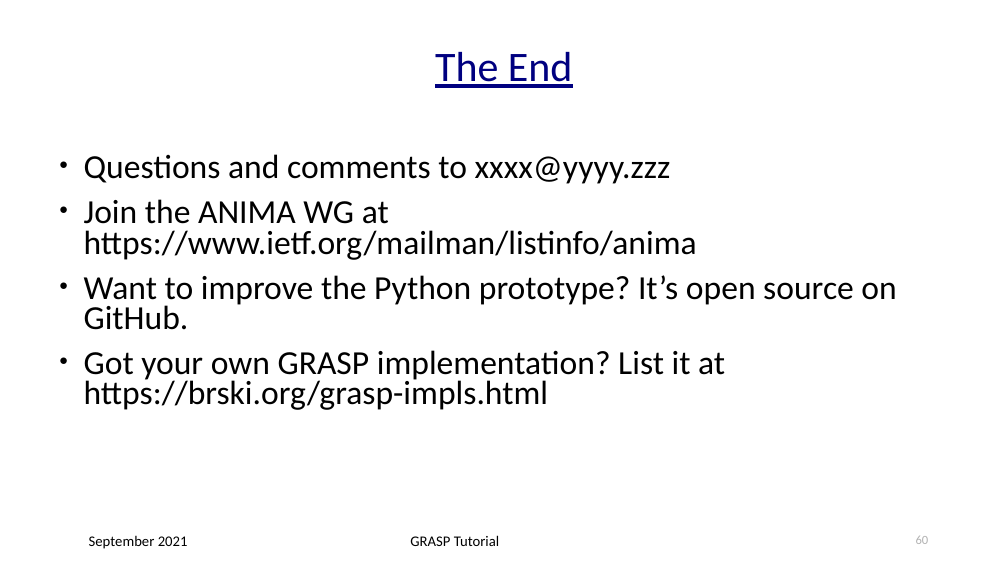
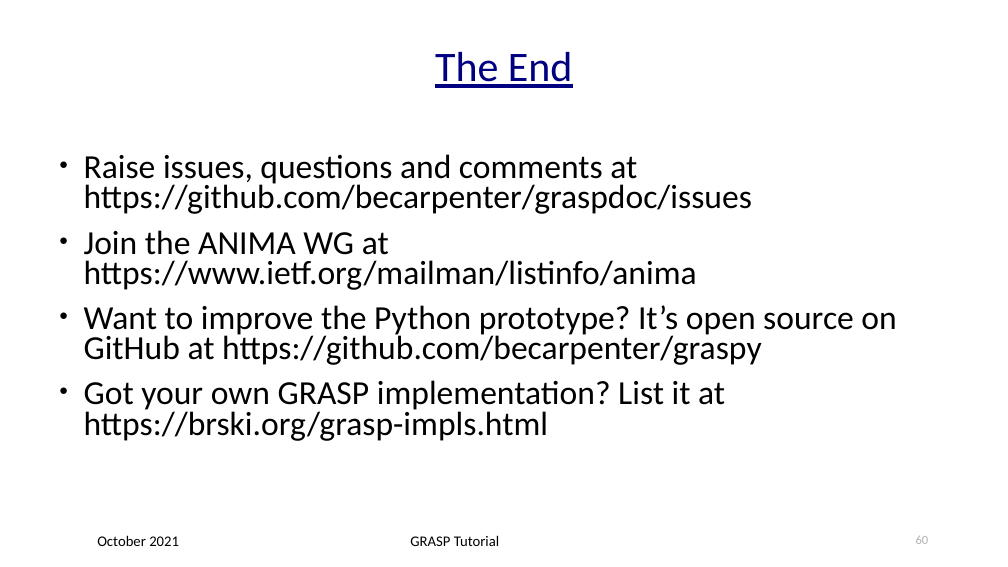
Before and after one commit to becarpenter/graspdoc, a slide deck: slide 60 of GRASP-tutorial.ppt. Drawn at 1008x567 pixels with LibreOffice and Linux fonts; fonts in the diff are those of the drawing. Boxes give left, top, right and bottom in pixels: in the first picture for what was removed or moved away, otherwise in the second. Text is boxed around its words. In the diff, an @@ line names an element or a change of style, - is before the commit and + after.

```diff
--- a/GRASP-tutorial.ppt
+++ b/GRASP-tutorial.ppt
@@ text at <box>84,154,752,214</box>: text changed @@
-● Questions and comments to xxxx@yyyy.zzz
+● Raise issues, questions and comments at https://github.com/becarpenter/graspdoc/issues
@@ text at <box>84,305,896,365</box>: text changed @@
-● Want to improve the Python prototype? It’s open source on GitHub.
+● Want to improve the Python prototype? It’s open source on GitHub at https://github.com/becarpenter/graspy
@@ text at <box>97,535,179,546</box>: text changed @@
-September 2021
+October 2021
```
Also in this commit, not shown: 59 other slides changed, 5 other files.
